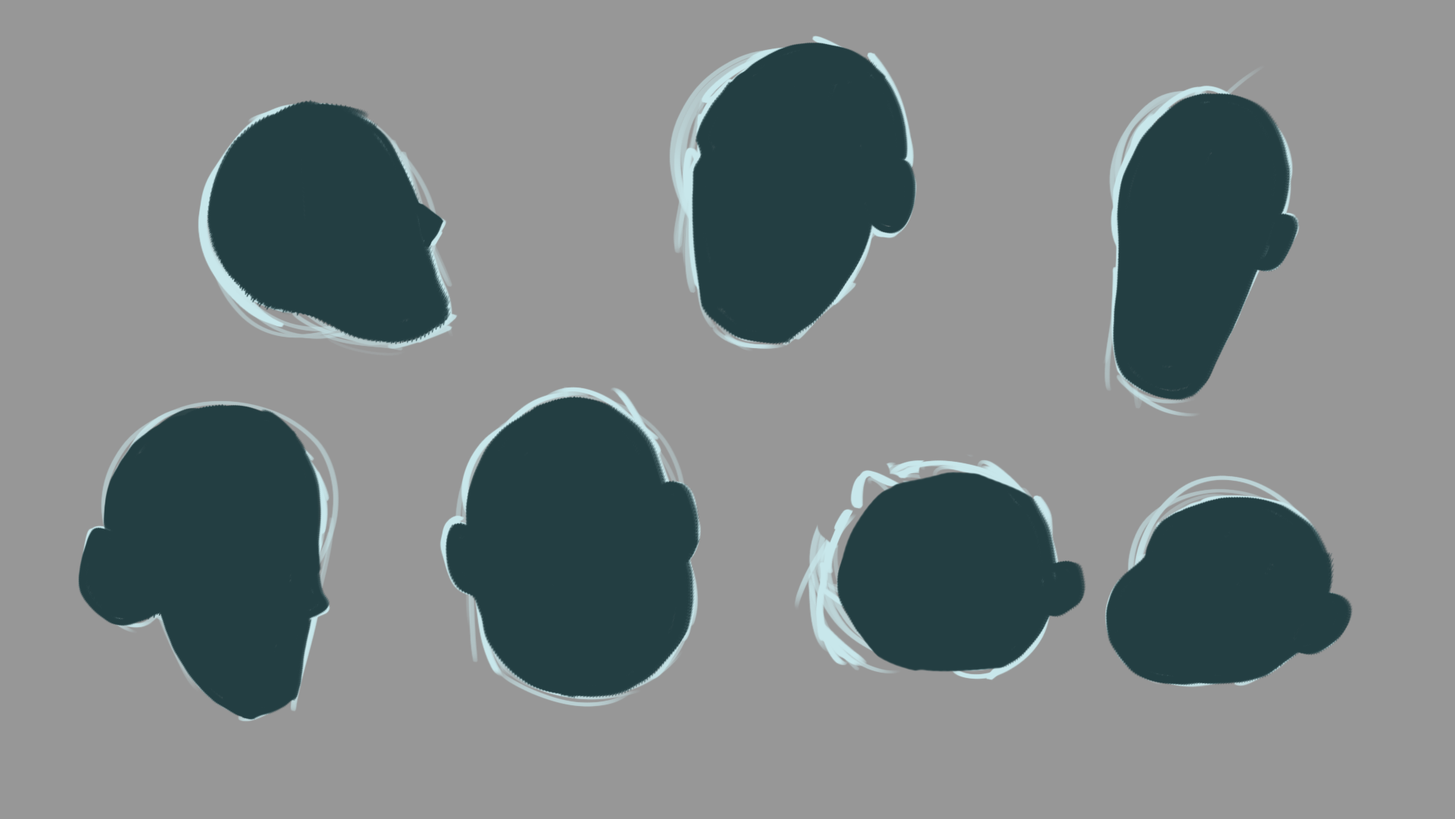
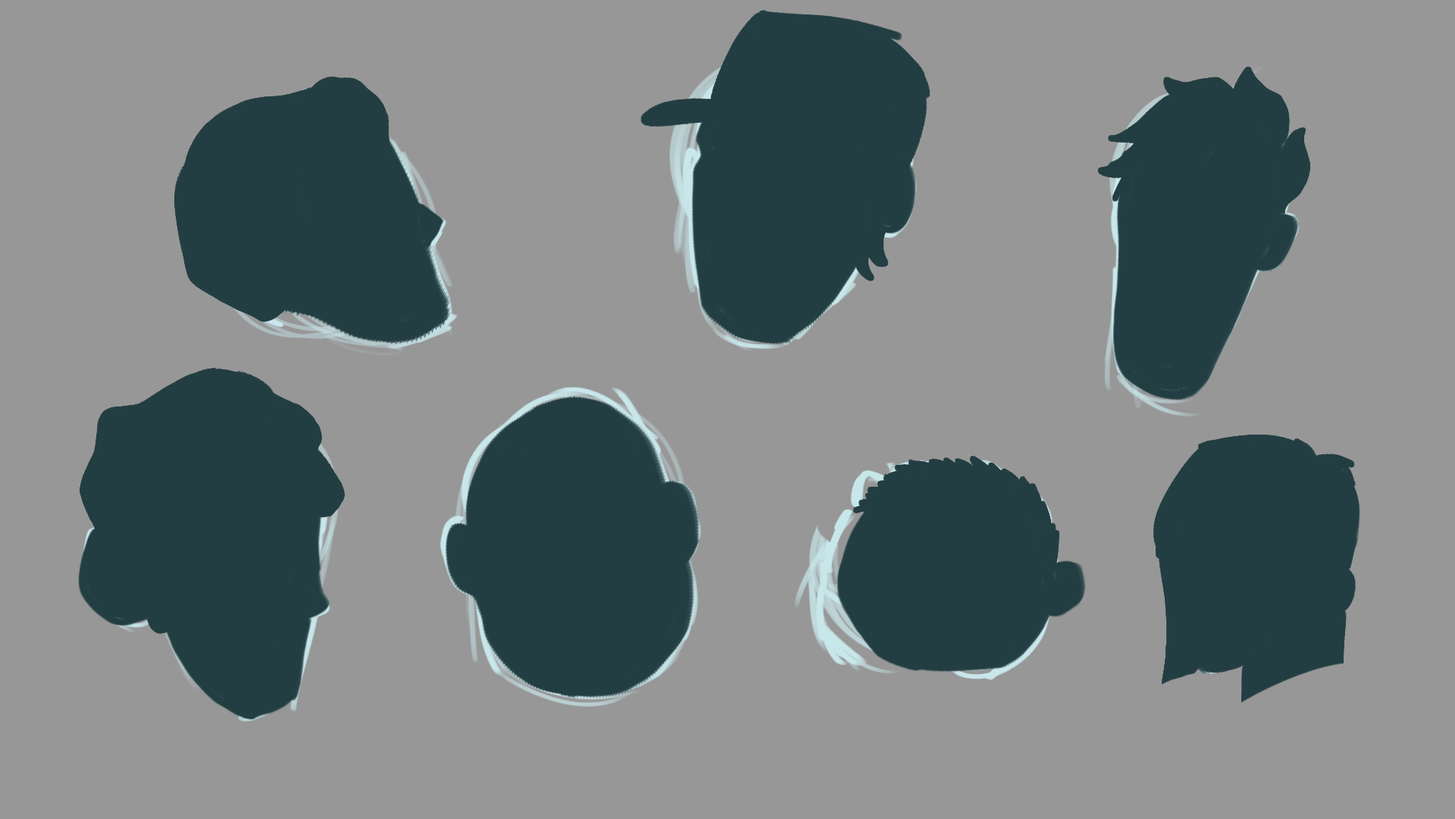
Layer changes from the first 1455 × 819 image to the second:
painted on "Layer 2" over left=1105, top=458, right=1357, bottom=686
added layer "Layer 3" above "Layer 1" over left=79, top=9, right=1361, bottom=703
painted on "Layer 1" over left=1105, top=450, right=1354, bottom=688
